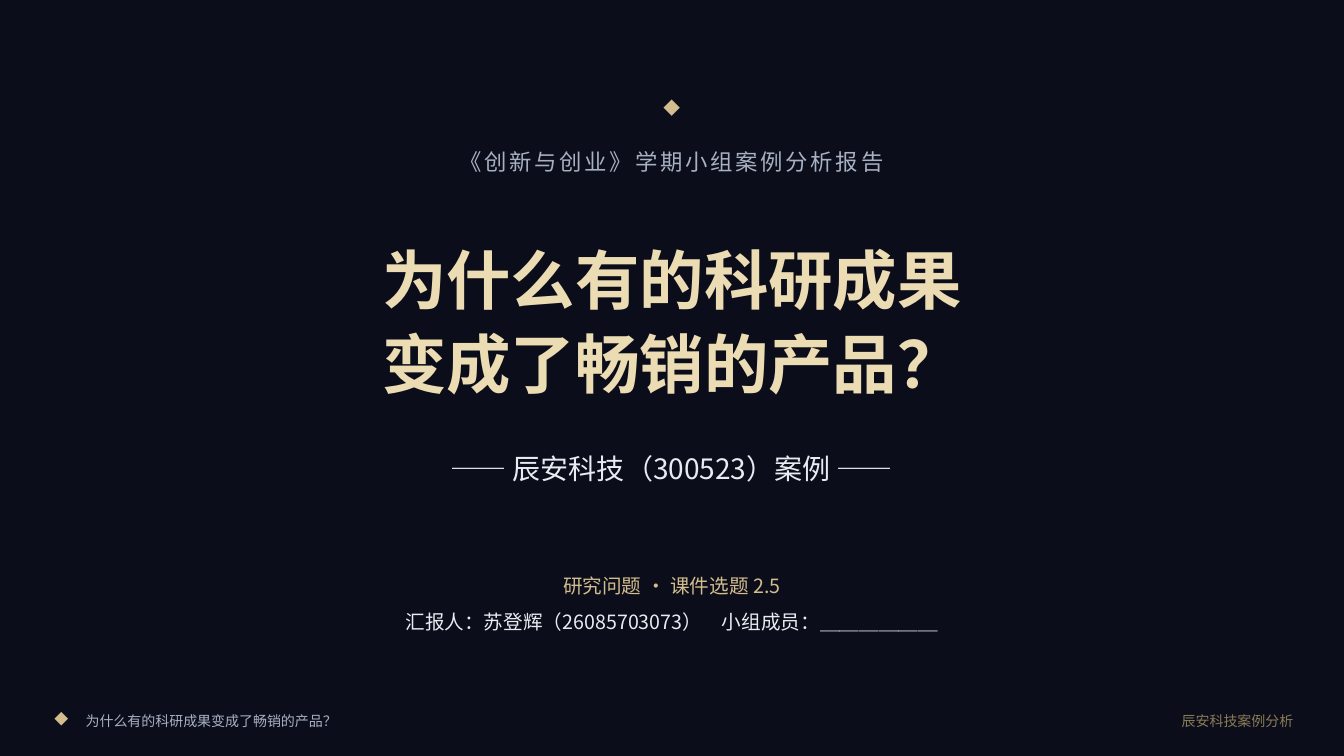
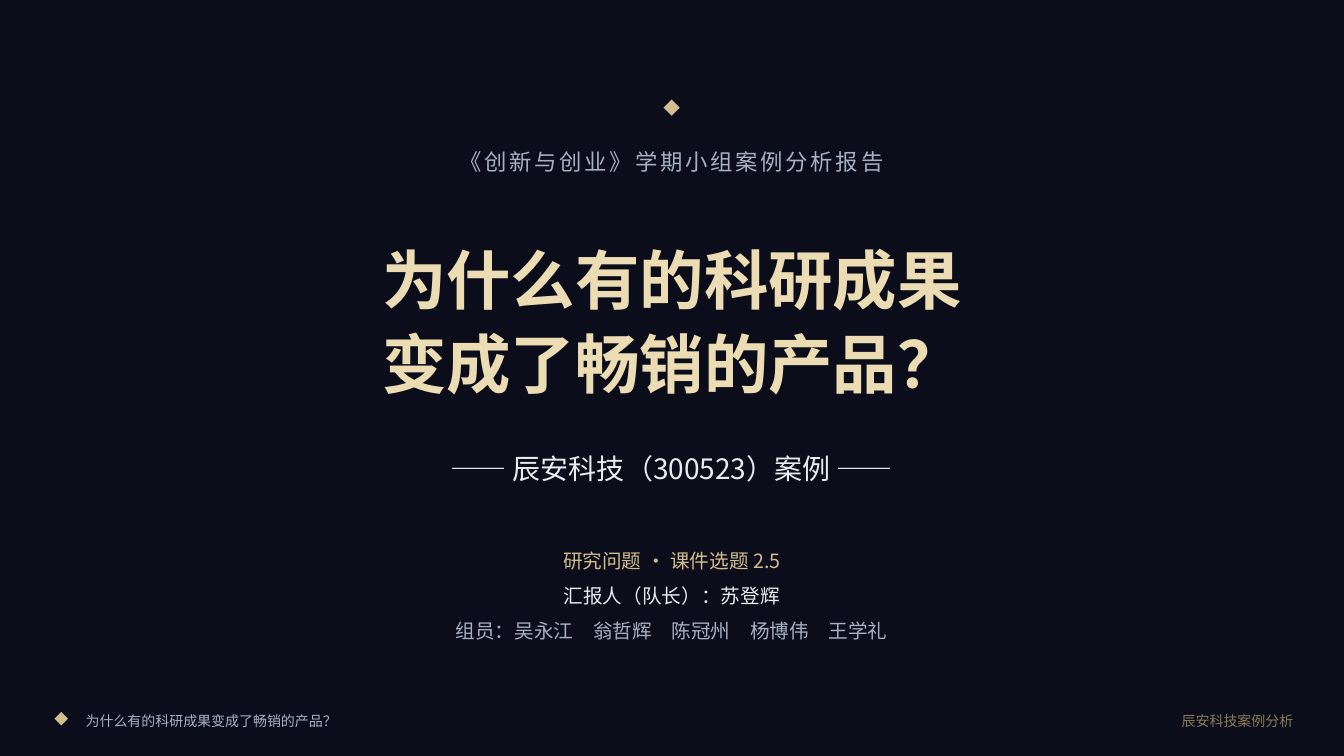
Before and after one commit to sdh0219/susu-tools, a slide deck: slide 1 of web/assets/files/小组案例分析报告-辰安科技.pptx. Drawn at 1344x756 pixels with LibreOffice and Linux fonts; fonts in the diff are those of the drawing; background and template pictures are left out. Boxes give left, top, right and bottom in pixels: in the first picture for what was removed or moved away, otherwise in the second. Text is boxed around its words. In the diff, an @@ line names an element or a change of style, - is before the commit and + after.

```diff
--- a/web/assets/files/小组案例分析报告-辰安科技.pptx
+++ b/web/assets/files/小组案例分析报告-辰安科技.pptx
@@ text "研究问题 · 课件选题 2.5": place and size @@
-text "研究问题 · 课件选题 2.5" at [405,576,938,632]
+text "研究问题 · 课件选题 2.5" at [456,551,888,640]
@@ text at [563,551,780,570]: line spacing 26pt to 25pt @@
@@ text at [456,586,888,640]: text changed; text colour #E9EBF2 to #A8B0C2 @@
-汇报人：苏登辉（26085703073） 小组成员：＿＿＿＿＿＿
+汇报人（队长）：苏登辉
+组员：吴永江 翁哲辉 陈冠州 杨博伟 王学礼
```
Also in this commit, not shown: 3 other slides changed, 3 other files.
